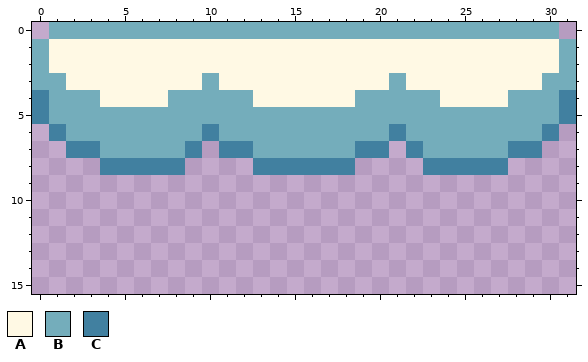
A pixel-art file gets an edit: docs/img/cloudlift_small.ase. The picture above is the old version.
32x16 pixels, 1 frame.
Palette (. is transparent): A #fff9e4  B #74adbb  C #4180a0
Pixels before, first column x 0:
0 .BBBBBBBBBBBBBBBBBBBBBBBBBBBBBB.
1 BAAAAAAAAAAAAAAAAAAAAAAAAAAAAAAB
2 BAAAAAAAAAAAAAAAAAAAAAAAAAAAAAAB
3 BBAAAAAAAABAAAAAAAAAABAAAAAAAABB
4 CBBBAAAABBBBBAAAAAABBBBBAAAABBBC
5 CBBBBBBBBBBBBBBBBBBBBBBBBBBBBBBC
6 .CBBBBBBBBCBBBBBBBBBBCBBBBBBBBC.
7 ..CCBBBBBC.CCBBBBBBCC.CBBBBBCC..
8 ....CCCCC....CCCCCC....CCCCC....
Once edited:
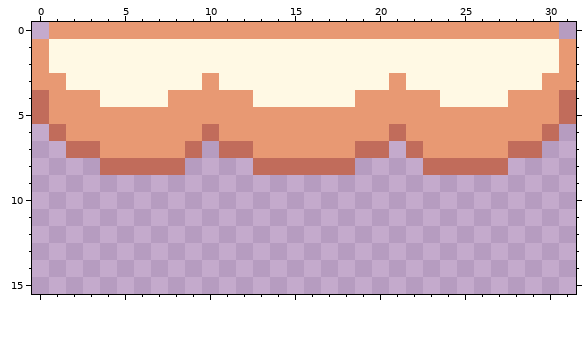
From the commit log: ・level3-A,3-Boss追加・無限湧き雲の色を変更・3-4,3-5の移動先を修正
Difference:
Colour B changes from #74adbb to #e89973.
Colour C changes from #4180a0 to #c16c5b.
Where, in picture pixels (left, top, right, bottom), the same in both pictures:
changed: (32, 22, 576, 175)
